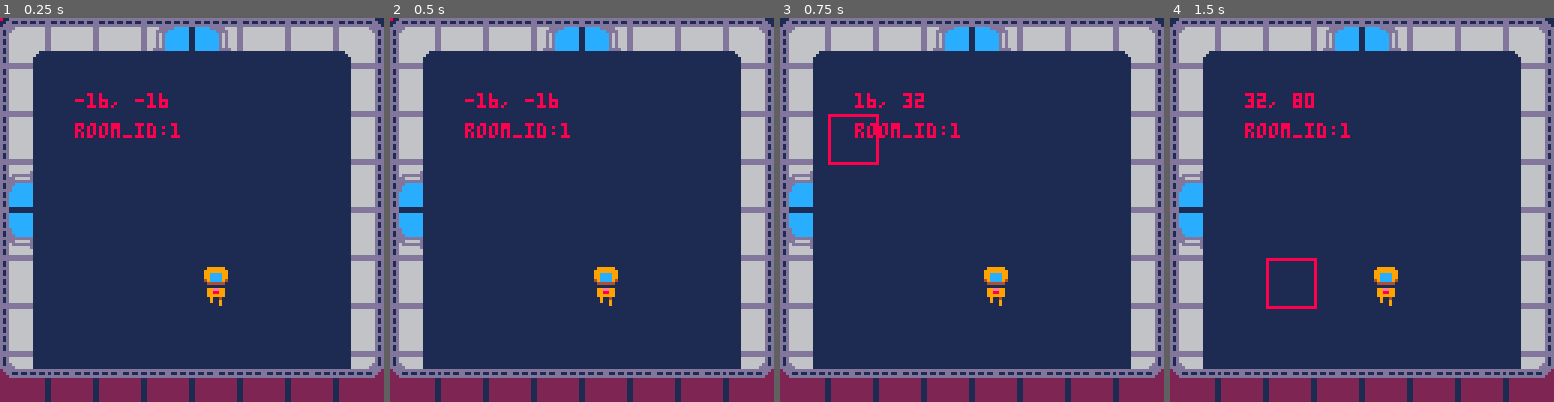
Above: before the commit, frames 1-4 (left to right).
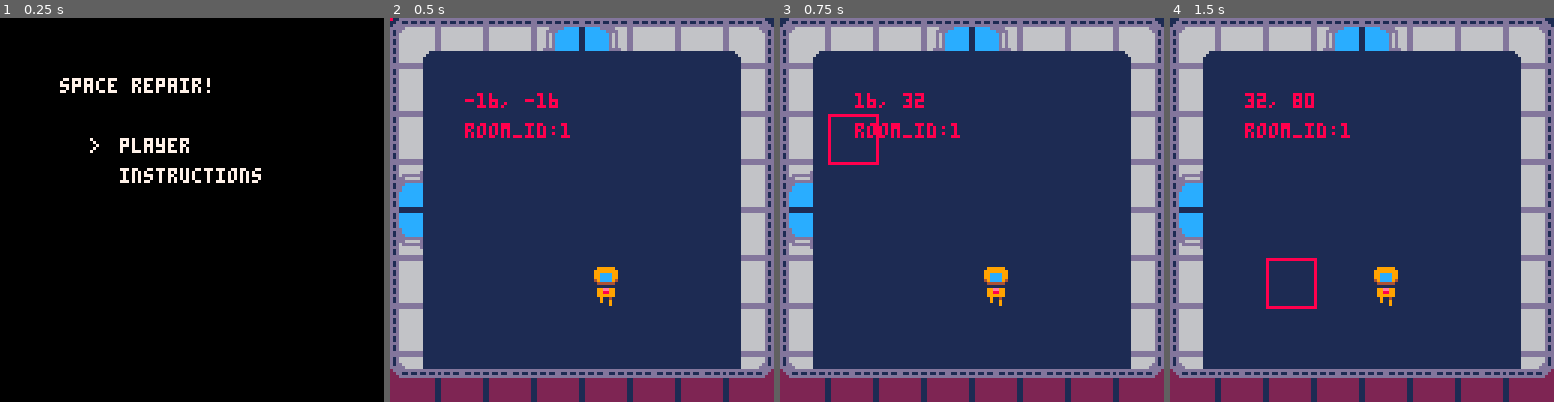
Above: after the commit, the same moments.

Repository: andrewgrewell/GGJ2020
Game: PICO-8 cartridge space_repair.p8
Same seed, same stepped clock (60 frames per second), same inputs: the game is played once before the commit and once after it.
Inputs (mouse positions are in pixels of both pictures, inside the frame that each line leads up to):
- Up to frame 1 (0.25 s): no input
- Up to frame 2 (0.5 s): tap O (Z key) at 0.33 s
- Up to frame 3 (0.75 s): click (849, 121) at 0.67 s; tap O (Z key) at 0.7 s
- Up to frame 4 (1.5 s): tap X (X key) at 1.07 s; click (1300, 267) at 1.22 s; tap O (Z key) at 1.43 s

The runs differ from the first frame. In frame 1, 100% of the frame differs, in the area x 0-100%, y 0-100%; in frame 2, nothing differs; in frame 3, nothing differs; in frame 4, nothing differs.

Commit message:
WIP: ship draw

Diff:
--- a/space_repair.p8
+++ b/space_repair.p8
@@ -3,7 +3,6 @@
 __lua__
 function _init()
   title_init()
-  rp_init()
 end
 
 function title_init()
@@ -249,10 +248,19 @@
 -->8
 --ships
 ships={}
-function ship(init)
- local s=init or {
+function ship(room_layout)
+ local s={
   --set props
+  rooms=room_layout or {},
+  ship_layout={0,0,0,0,0,0,0,0,0,0,0,0,0,0},
+  rm_col=7,
+  cord_col=7,
+  dspc=20
  }
+
+ function s:add_room(id,neighbors)
+  add(self.rooms,{id=id,neighbors=neighbors})
+ end
 
  function s:new(o)
   local o=o or {}
@@ -266,13 +274,46 @@
  end
 
  function s:draw()
- --draw
+  self:draw_ship_diagram()
+ end
+
+ function s:draw_ship_diagram()
+  for i=1,#self.ship_layout do
+    if self.ship_layout[i]!=0 then
+     local rm=self.ship_layout[i]
+     circfill(rm.x,rm.y,4,self.rm_col)
+     if rm.neighs[1]>0 then line(rm.x,rm.y,rm.x-self.dspc,rm.y,self.cord_col) end
+     if rm.neighs[2]>0 then line(rm.x,rm.y,rm.x,rm.y-self.dspc,self.cord_col) end
+     if rm.neighs[3]>0 then line(rm.x,rm.y,rm.x+self.dspc,rm.y,self.cord_col) end
+     if rm.neighs[4]>0 then line(rm.x,rm.y,rm.x,rm.y+self.dspc,self.cord_col) end
+   end
+  end
+ end
+
+ function s:create_ship_layout()
+  drawn_rooms={1}
+  self:pos_room(1,64,64,self.rooms[1].neighbors)
+ end
+
+ function s:pos_room(id,x,y,neighs)
+  self.ship_layout[id]={x=x,y=y,neighs=neighs}
+  if neighs[1]!=0 and self.ship_layout[neighs[1]]==0 then self:pos_room(neighs[1],x-self.dspc,y,self.rooms[neighs[1]]) end
+  if neighs[2]!=0 and self.ship_layout[neighs[2]]==0 then self:pos_room(neighs[2],x,y-self.dspc,self.rooms[neighs[2]]) end
+  if neighs[3]!=0 and self.ship_layout[neighs[3]]==0 then self:pos_room(neighs[3],x+self.dspc,y,self.rooms[neighs[3]]) end
+  if neighs[4]!=0 and self.ship_layout[neighs[4]]==0 then self:pos_room(neighs[4],x,y+self.dspc,self.rooms[neighs[4]]) end
  end
 
  new_ship=s:new(nil)
  add(ships,new_ship)
  return new_ship
 end
+one_ship=ship()
+one_ship:add_room(1, {0,2,3,0})
+one_ship:add_room(2, {0,0,0,1})
+one_ship:add_room(3, {1,0,0,4})
+one_ship:add_room(4, {5,3,0,0})
+one_ship:add_room(5, {0,0,4,0})
+one_ship:create_ship_layout()
 
 -->8
 --rooms
@@ -566,7 +607,7 @@
 function inst_draw()
  cls()
  inst_menu:draw()
- print(d,5,120,7)
+ one_ship:draw()
 end
 
 function code_draw()
